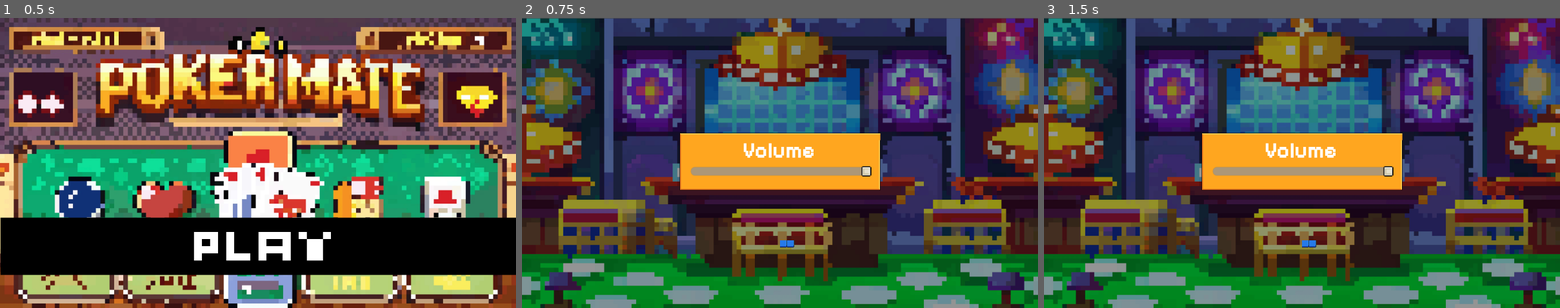
Above: before the commit, frames 1-3 (left to right).
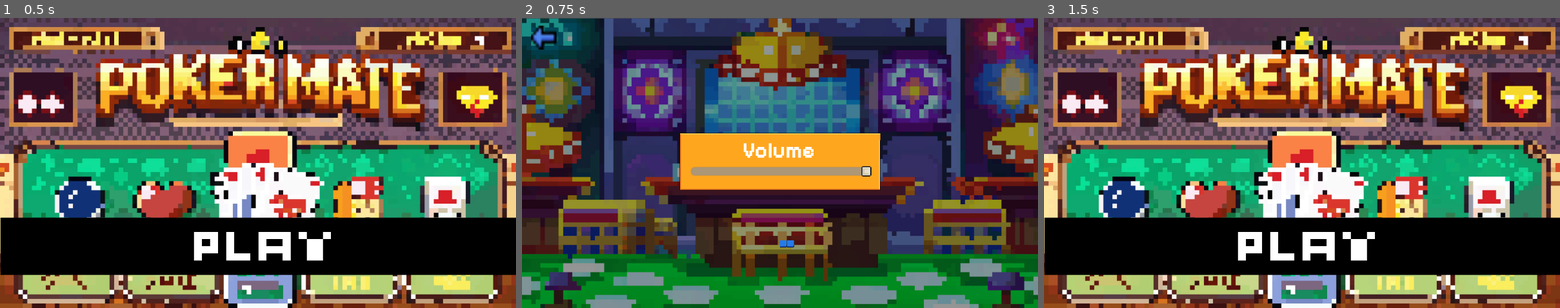
Above: after the commit, the same moments.

Repository: cesardarizaleta/pokermate
Game: Godot game, scene res://scenes/main_menu.tscn
Same seed, same stepped clock (60 frames per second), same inputs: the game is played once before the commit and once after it.
Inputs (mouse positions are in pixels of both pictures, inside the frame that each line leads up to):
- Up to frame 1 (0.5 s): no input
- Up to frame 2 (0.75 s): click (780, 247) at 0.5 s
- Up to frame 3 (1.5 s): click (1064, 38) at 1.27 s

Frame 1 is identical in both runs. In frame 2, 0.3% of the frame differs, in the area x 1-7%, y 2-11%; in frame 3, 98%, in the area x 0-100%, y 0-100%.

Commit message:
Agregando BackArrow

Diff:
--- a/scenes/options.tscn
+++ b/scenes/options.tscn
@@ -1,10 +1,12 @@
-[gd_scene load_steps=10 format=4 uid="uid://b367p7hkvhpp"]
+[gd_scene load_steps=12 format=4 uid="uid://b367p7hkvhpp"]
 
 [ext_resource type="Texture2D" uid="uid://c0qu5oxkj34qt" path="res://assets/options/volumegrabber.png" id="2_4lx52"]
 [ext_resource type="AudioStream" uid="uid://dg21gxdw0i4rv" path="res://sounds/background.mp3" id="2_7k287"]
 [ext_resource type="Texture2D" uid="uid://cfg26apmvs558" path="res://assets/options/Spritesheet_UI_Flat.png" id="2_cuiv4"]
 [ext_resource type="Script" path="res://scripts/h_slider.gd" id="3_k37rg"]
 [ext_resource type="FontFile" uid="uid://c872866xxfxjv" path="res://fonts/Pixelify_Sans/static/PixelifySans-Bold.ttf" id="3_ttaf4"]
+[ext_resource type="Texture2D" uid="uid://w6rlqm3nnvxn" path="res://assets/options/backArrow.png" id="3_wpc8s"]
+[ext_resource type="Script" path="res://scripts/back_button.gd" id="4_8e5m8"]
 [ext_resource type="Texture2D" uid="uid://bjtbqjyvuscw8" path="res://assets/options/optionsBackground.png" id="4_rw1c0"]
 [ext_resource type="AudioStream" uid="uid://bd578odnccsx5" path="res://sounds/volumeChanged.wav" id="6_dot0r"]
 
@@ -483,6 +485,18 @@
 tile_map_data = PackedByteArray("AAAlAB8AAAANAAUAAAAkAB8AAAANAAUAAAAWABAAAAAOAAIAAAAxABAAAAASAAIAAAAxABcAAAATAAUAAAAWAB …(3536 unchanged characters)…
 tile_set = SubResource("TileSet_d62hd")
 
+[node name="BackButton" type="TextureButton" parent="."]
+layout_mode = 0
+offset_left = 20.0
+offset_top = 16.0
+offset_right = 77.0
+offset_bottom = 70.0
+texture_normal = ExtResource("3_wpc8s")
+ignore_texture_size = true
+stretch_mode = 0
+flip_h = true
+script = ExtResource("4_8e5m8")
+
 [node name="VolumeLabel" type="Label" parent="."]
 layout_mode = 1
 anchors_preset = -1
@@ -527,3 +541,5 @@
 stream = ExtResource("2_7k287")
 volume_db = -13.117
 autoplay = true
+
+[connection signal="pressed" from="BackButton" to="BackButton" method="_on_pressed"]
--- /dev/null
+++ b/scripts/back_button.gd
@@ -0,0 +1,5 @@
+extends TextureButton
+
+
+func _on_pressed() -> void:
+	get_tree().change_scene_to_file("res://scenes/main_menu.tscn")
Binary file added: assets/options/backArrow.png
Not shown, added: assets/options/backArrow.png.import
